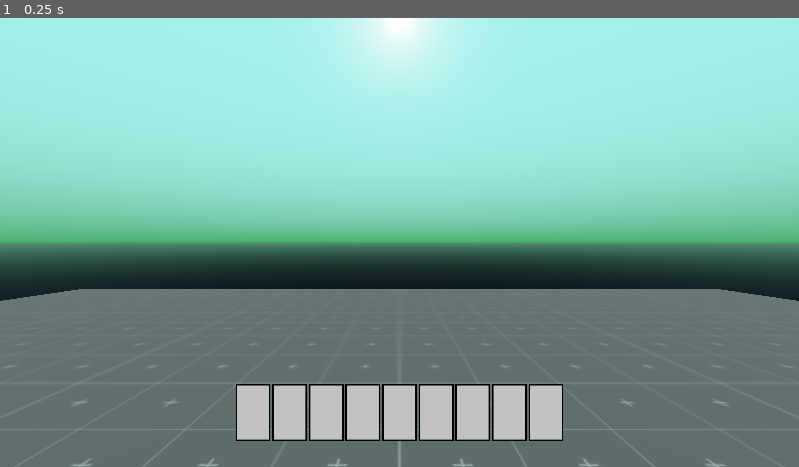
Above: before the commit, frame 1.
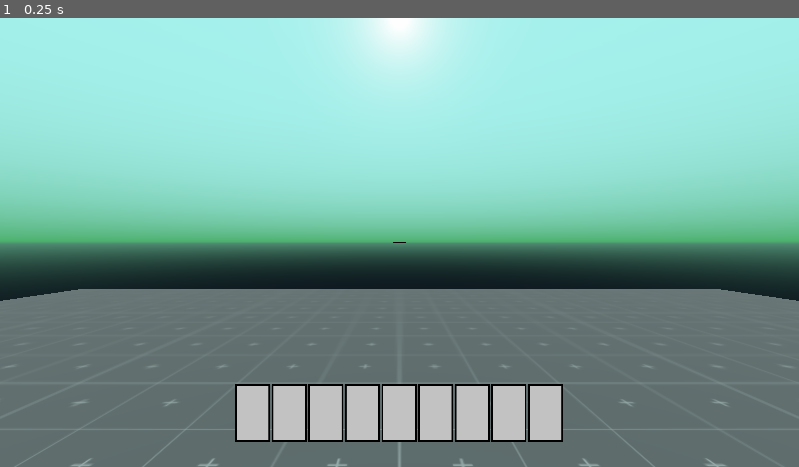
Above: after the commit, the same moment.

Repository: The-Portfolio-Organisation/MagickaTheMagicForest
Game: Godot game, scene res://Scenes/Gyms/ItemGym.tscn
The game is run twice, just before and just after one commit, with the same random seed, the same clock (stepped at 60 frames per second) and the same inputs. This scene is started directly instead of the project's main scene. The engine's default icon, where the game draws it, is replaced by a stand-in: a white triangle on a blue panel in a dark square.
Inputs:
- Up to frame 1 (0.25 s): no input

The runs differ from the first frame. In frame 1, 0.6% of the frame differs, in the area x 29-71%, y 49-95%.

Commit message:
+ fireball spell

Diff:
--- a/source/Data/spell_test.tres
+++ b/source/Data/spell_test.tres
@@ -1,6 +1,6 @@
 [gd_resource type="Resource" load_steps=4 format=2]
 
-[ext_resource path="res://Scripts/ActorComponents/Player/SpellRessource.gd" type="Script" id=1]
+[ext_resource path="res://Scripts/ActorComponents/Player/Spells/SpellRessource.gd" type="Script" id=1]
 [ext_resource path="res://Data/ItemData/TestItem.tres" type="Resource" id=2]
 [ext_resource path="res://Scenes/spells/base_spell.tscn" type="PackedScene" id=3]
 
--- /dev/null
+++ b/source/Scenes/spells/fire_ball.tscn
@@ -0,0 +1,21 @@
+[gd_scene load_steps=4 format=2]
+
+[ext_resource path="res://Scripts/ActorComponents/Player/Spells/FireBall.gd" type="Script" id=1]
+
+[sub_resource type="SpatialMaterial" id=2]
+albedo_color = Color( 0.996078, 0.239216, 0.0352941, 1 )
+
+[sub_resource type="SphereShape" id=1]
+
+[node name="KinematicBody" type="KinematicBody"]
+collision_mask = 2
+script = ExtResource( 1 )
+
+[node name="CSGSphere" type="CSGSphere" parent="."]
+material = SubResource( 2 )
+
+[node name="CollisionShape" type="CollisionShape" parent="."]
+shape = SubResource( 1 )
+
+[node name="CSGCylinder" type="CSGCylinder" parent="."]
+transform = Transform( 1.91069e-16, 2.18557e-07, 0.1, 0.1, -2.18557e-07, 0, 4.37114e-09, 5, -4.37114e-09, 0, 0, -2.5 )
--- a/source/Scripts/ActorComponents/Player/SpellRessource.gd
+++ /dev/null
@@ -1,13 +0,0 @@
-extends Resource
-class_name Spell
-
-enum Types {Conjuration, Projectile, Zone, Self}
-
-export(int) var ID;
-export(String) var DisplayName;
-export(Types) var type;
-export(PackedScene) var hand_effect;
-export(Resource) var item;
-
-func check_integrity():
-	assert(item is ItemResourceType)
--- /dev/null
+++ b/source/Scripts/ActorComponents/Player/Spells/FireBall.gd
@@ -0,0 +1,13 @@
+extends KinematicBody
+
+export(int) var speed = 20;
+
+func _physics_process(delta):
+	move_and_slide(-transform.basis.z * speed, Vector3.UP)
+	for index in get_slide_count():
+		var collision = get_slide_collision(index)
+		var body = collision.collider
+		print("Collided with: ", body.name)
+
+func to_deg(vect):
+	return Vector3(rad2deg(vect.x), rad2deg(vect.y), rad2deg(vect.z))
--- /dev/null
+++ b/source/Scripts/ActorComponents/Player/Spells/SpellRessource.gd
@@ -0,0 +1,38 @@
+extends Resource
+class_name Spell
+
+enum Types {Conjuration, Projectile, Zone, Self}
+
+export(int) var ID;
+export(String) var DisplayName;
+export(Types) var type;
+export(PackedScene) var hand_effect;
+export(Resource) var item;
+
+# Projectiles
+export(PackedScene) var projectile_spell;
+
+var head = MeshInstance.new(); # To get directions
+var caster = KinematicBody.new(); # To get position and spawn things
+
+func init(p_head, p_caster):
+	check_integrity();
+	head = p_head;
+	caster = p_caster;
+
+func check_integrity():
+	if item:
+		assert(item is ItemResourceType);
+
+func cast():
+	print("Casting " + str(DisplayName) + " with coords: " + str(head.transform));
+
+	if type == Types.Projectile:
+		var projectile = projectile_spell.instance();
+		projectile.rotation = head.get_parent_spatial().rotation + head.rotation;
+		projectile.translation = caster.translation + head.translation;
+		caster.get_parent().add_child(projectile);
+
+
+func uncast():
+	print("Uncasting " + str(DisplayName) + " with coords: " + str(head.transform));
--- a/source/Subobjects/Player.tscn
+++ b/source/Subobjects/Player.tscn
@@ -1,13 +1,12 @@
-[gd_scene load_steps=18 format=2]
+[gd_scene load_steps=17 format=2]
 
 [ext_resource path="res://Scenes/UI/HotBar.tscn" type="PackedScene" id=1]
 [ext_resource path="res://Scripts/ActorComponents/Player/PlayerMovement.gd" type="Script" id=2]
 [ext_resource path="res://Scenes/UI/Inventory.tscn" type="PackedScene" id=3]
 [ext_resource path="res://Data/WeaponsTable.tres" type="Resource" id=4]
 [ext_resource path="res://Subobjects/Spells.gd" type="Script" id=5]
-[ext_resource path="res://Scenes/spells/base_spell.tscn" type="PackedScene" id=6]
-[ext_resource path="res://Scripts/Data/ItemResource.gd" type="Script" id=8]
-[ext_resource path="res://Scripts/ActorComponents/Player/SpellRessource.gd" type="Script" id=9]
+[ext_resource path="res://Scenes/spells/fire_ball.tscn" type="PackedScene" id=6]
+[ext_resource path="res://Scripts/ActorComponents/Player/Spells/SpellRessource.gd" type="Script" id=9]
 
 [sub_resource type="SpatialMaterial" id=5]
 albedo_color = Color( 0.533333, 0.0784314, 0.411765, 1 )
@@ -23,18 +22,15 @@
 material = SubResource( 8 )
 size = Vector3( 1, 1, 1 )
 
+[sub_resource type="CurveTexture" id=13]
+width = 32
+
 [sub_resource type="Resource" id=12]
-script = ExtResource( 8 )
-ID = 0
-DisplayName = "DISPLAY_NAME"
-
-[sub_resource type="Resource" id=13]
 script = ExtResource( 9 )
 ID = 0
-DisplayName = "gfhfgh"
-type = 0
-hand_effect = ExtResource( 6 )
-item = SubResource( 12 )
+DisplayName = "Fire Ball"
+type = 1
+projectile_spell = ExtResource( 6 )
 
 [sub_resource type="SphereMesh" id=10]
 
@@ -63,23 +59,37 @@
 mesh = SubResource( 9 )
 
 [node name="Camera" type="Camera" parent="Pivot/Head"]
-near = 0.01
+near = 0.2
 far = 500.0
 
-[node name="Hnads" type="Spatial" parent="Pivot"]
+[node name="crosshair" type="TextureRect" parent="Pivot/Head/Camera"]
+anchor_left = 0.5
+anchor_top = 0.5
+anchor_right = 0.5
+anchor_bottom = 0.5
+margin_left = -16.0
+margin_top = -2.0
+margin_right = 16.0
+margin_bottom = 2.0
+mouse_filter = 2
+texture = SubResource( 13 )
+stretch_mode = 4
+
+[node name="Hands" type="Spatial" parent="Pivot"]
 script = ExtResource( 5 )
-base_spell = ExtResource( 6 )
 main_caster_path = NodePath("RHand")
 sec_caster_path = NodePath("LHand")
-main_spell = SubResource( 13 )
+caster_head_path = NodePath("../Head")
+caster_path = NodePath("../..")
+main_spell = SubResource( 12 )
 
-[node name="RHand" type="MeshInstance" parent="Pivot/Hnads"]
+[node name="RHand" type="MeshInstance" parent="Pivot/Hands"]
 transform = Transform( 0.3, 0, 0, 0, 0.3, 0, 0, 0, 0.3, 1.49082, 0.508624, -2.00852 )
 mesh = SubResource( 10 )
 skeleton = NodePath("../..")
 material/0 = SubResource( 11 )
 
-[node name="LHand" type="MeshInstance" parent="Pivot/Hnads"]
+[node name="LHand" type="MeshInstance" parent="Pivot/Hands"]
 transform = Transform( 0.3, 0, 0, 0, 0.3, 0, 0, 0, 0.3, -1.50918, 0.508624, -2.00852 )
 mesh = SubResource( 10 )
 skeleton = NodePath("../..")
@@ -90,6 +100,10 @@
 shape = SubResource( 2 )
 
 [node name="Hotbar" parent="." instance=ExtResource( 1 )]
+margin_left = -1.0
+margin_top = 1.0
+margin_right = -1.0
+margin_bottom = 1.0
 items_table = ExtResource( 4 )
 
 [node name="Inventory" parent="." instance=ExtResource( 3 )]
--- a/source/Subobjects/Spells.gd
+++ b/source/Subobjects/Spells.gd
@@ -1,35 +1,36 @@
 extends Spatial
 
-export(PackedScene) var base_spell; # The mainframe for a spell
-									# For now, only the albedo on a particle
-									# system change
 export(NodePath) var main_caster_path; # The source of the main spells
 export(NodePath) var sec_caster_path; # The source of the secondary spells
+export(NodePath) var caster_head_path;
+export(NodePath) var caster_path;
 
 var main_caster = Node.new();
 var sec_caster = Node.new();
+var caster_head = Node.new();
+var caster = Node.new();
 
-export(Resource) var main_spell;
-
-var active_main_spell = null;
-var active_sec_spell = null;
+export (Resource) var main_spell = null;
+export (Resource) var sec_spell = null;
 
 func _ready():
-	main_caster = get_node(main_caster_path)
-	sec_caster = get_node(sec_caster_path)
-	main_spell.check_integrity()
+	main_caster = get_node(main_caster_path);
+	sec_caster = get_node(sec_caster_path);
+	caster_head = get_node(caster_head_path);
+	caster = get_node(caster_path);
+
+	if main_spell:
+		main_spell.init(caster_head, caster)
+	if sec_spell:
+		sec_spell.init(caster_head, caster)
 
 func _physics_process(delta):
 	if (is_network_master()):
-		if(Input.is_action_just_pressed("main_spell")):
-			active_main_spell = base_spell.instance();
-			main_caster.add_child(active_main_spell);
-		if(Input.is_action_just_released("main_spell")):
-			main_caster.remove_child(active_main_spell);
-			active_main_spell = null;
-		if(Input.is_action_just_pressed("sec_spell")):
-			active_sec_spell = base_spell.instance();
-			sec_caster.add_child(active_sec_spell);
-		if(Input.is_action_just_released("sec_spell")):
-			sec_caster.remove_child(active_sec_spell);
-			active_sec_spell = null;
+		if(Input.is_action_just_pressed("main_spell") and main_spell):
+			main_spell.cast()
+		if(Input.is_action_just_released("main_spell") and main_spell):
+			main_spell.uncast()
+		if(Input.is_action_just_pressed("sec_spell") and sec_spell):
+			sec_spell.cast()
+		if(Input.is_action_just_released("sec_spell") and sec_spell):
+			sec_spell.uncast()
--- a/source/project.godot
+++ b/source/project.godot
@@ -27,7 +27,7 @@
 "base": "Resource",
 "class": "Spell",
 "language": "GDScript",
-"path": "res://Scripts/ActorComponents/Player/SpellRessource.gd"
+"path": "res://Scripts/ActorComponents/Player/Spells/SpellRessource.gd"
 } ]
 _global_script_class_icons={
 "ItemResourceType": "",
